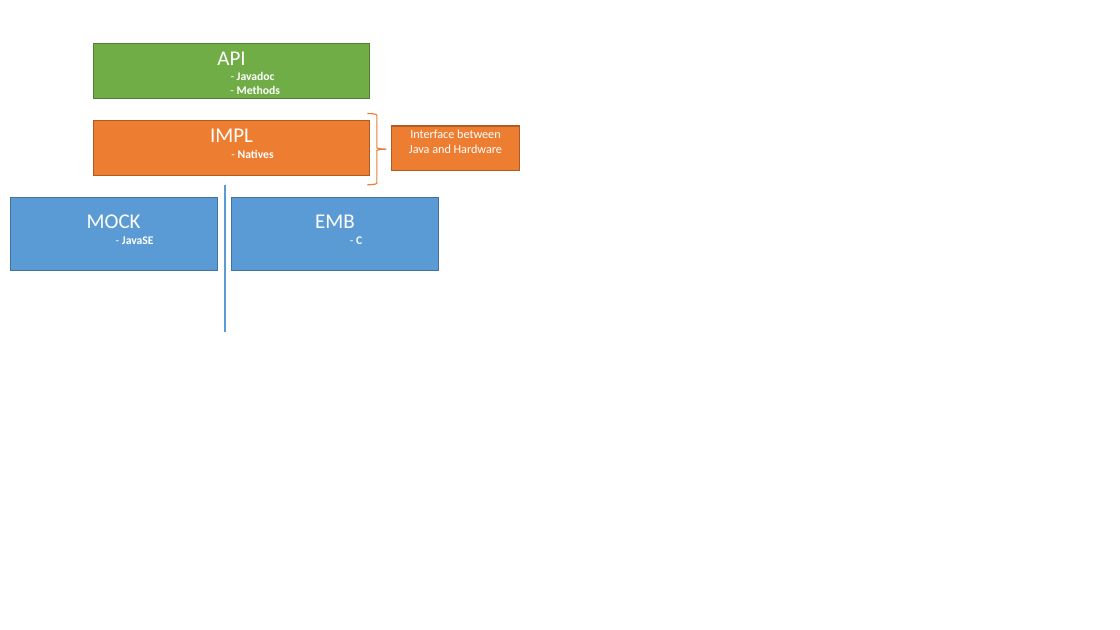
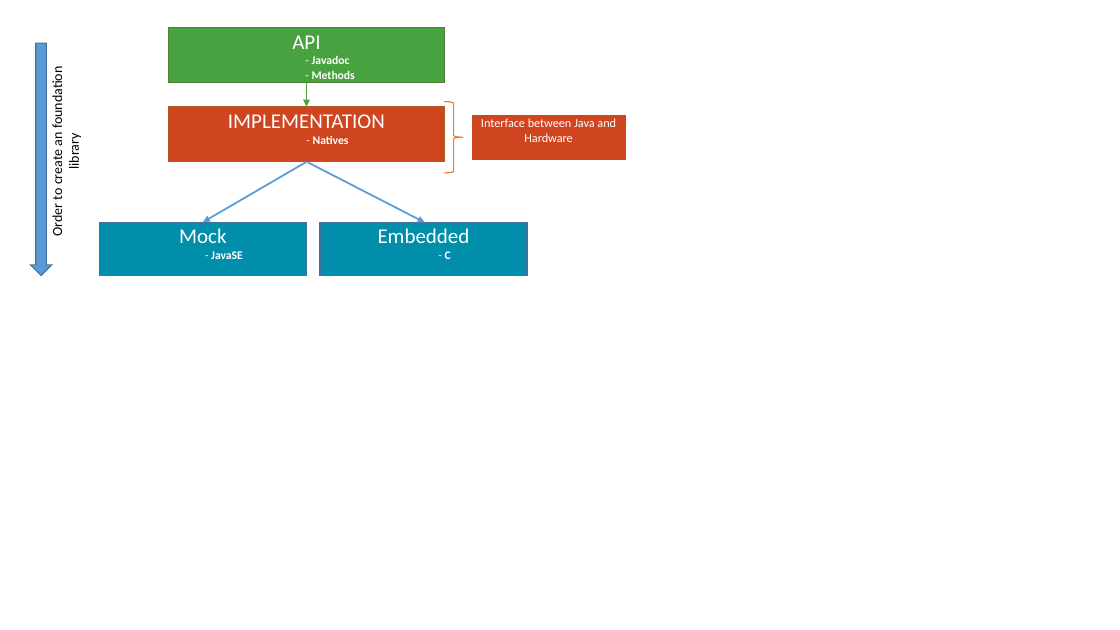
Before and after one commit to MicroEJ/How-To, a slide deck: slide 1 of FoundationLibrary-Get-Started/schema.pptx. Drawn at 1120x630 pixels with LibreOffice and Linux fonts; fonts in the diff are those of the drawing. Boxes give left, top, right and bottom in pixels: in the first picture for what was removed or moved away, otherwise in the second. Text is boxed around its words. In the diff, an @@ line names an element or a change of style, - is before the commit and + after.

```diff
--- a/FoundationLibrary-Get-Started/schema.pptx
+++ b/FoundationLibrary-Get-Started/schema.pptx
@@ rectangle "API": place and size @@
-rectangle "API" at [94, 43, 370, 98]
+rectangle "API" at [169, 27, 444, 82]
@@ rectangle "API" at [169, 27, 444, 82]: fill #70AD47 to #48A23F @@
@@ down arrow added at [30, 43, 51, 276], fill #5B9BD5, outline #43739E 1 pt @@
@@ text added at [49, 74, 83, 235], 12 pt, text #000000 @@
+Order to create an foundation library
@@ arrow added from (307, 82) to (307, 107), #48A23F 1.5 pt @@
@@ rectangle "IMPLEMENTATION": place and size @@
-rectangle "IMPLEMENTATION" at [94, 120, 370, 176]
+rectangle "IMPLEMENTATION" at [169, 107, 444, 162]
@@ rectangle "IMPLEMENTATION" at [169, 107, 444, 162]: fill #ED7D31 to #CF4520 @@
@@ text in rectangle at [228, 114, 385, 128]: text changed @@
-IMPL
+IMPLEMENTATION
@@ right brace: place and size @@
-right brace at [367, 113, 386, 185]
+right brace at [444, 102, 464, 173]
@@ rectangle "Interface between Java and Hardware": place and size @@
-rectangle "Interface between Java and Hardware" at [392, 126, 520, 171]
+rectangle "Interface between Java and Hardware" at [472, 115, 625, 160]
@@ rectangle "Interface between Java and Hardware" at [472, 115, 625, 160]: fill #ED7D31 to #CF4520; outline #AF5C24 1 pt to #CF4520 1 pt @@
@@ arrow added from (307, 162) to (203, 222), #5B9BD5 1.5 pt @@
@@ arrow added from (308, 162) to (425, 223), #5B9BD5 1.5 pt @@
@@ line removed from (225, 185) to (225, 333) @@
@@ rectangle "Mock": place and size @@
-rectangle "Mock" at [10, 198, 217, 271]
+rectangle "Mock" at [99, 222, 306, 276]
@@ rectangle "Mock" at [99, 222, 306, 276]: fill #5B9BD5 to #008EAA @@
@@ text in rectangle at [179, 228, 226, 243]: text changed @@
-MOCK
+Mock
@@ rectangle "Embedded" at [320, 222, 527, 276]: fill #5B9BD5 to #008EAA @@
@@ rectangle "Embedded": place and size @@
-rectangle "Embedded" at [232, 198, 439, 271]
+rectangle "Embedded" at [320, 222, 527, 276]
@@ text in rectangle at [378, 228, 470, 243]: text changed @@
-EMB
+Embedded
```
Also in this commit, not shown: 2 other files.
